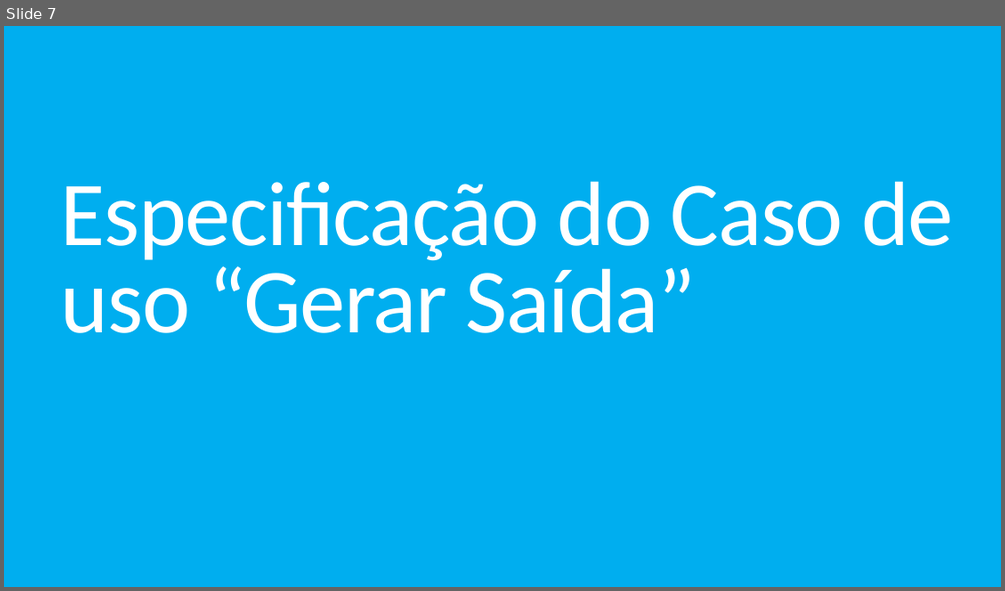
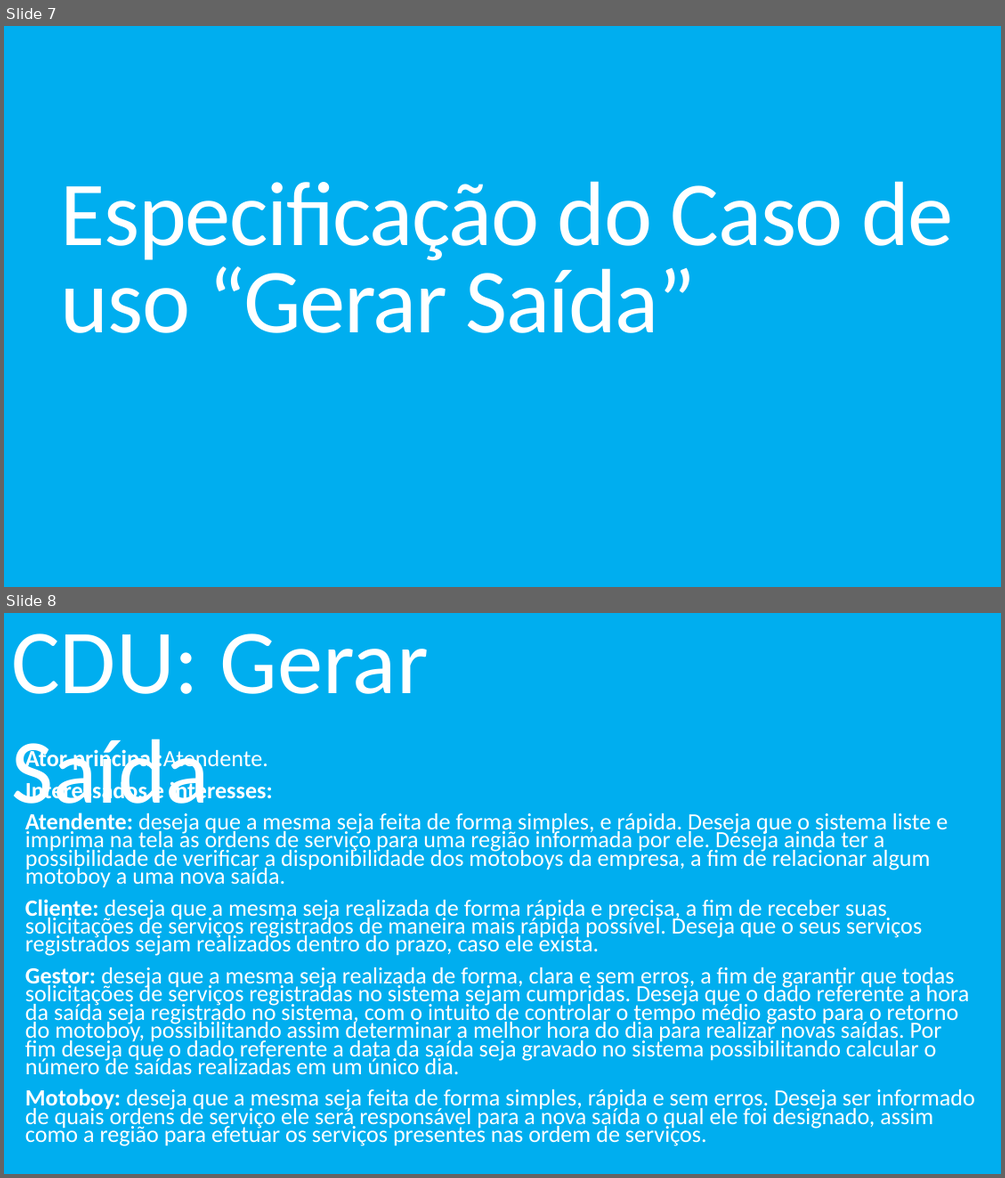
Before and after one commit to DouglasCPioC/engenharia-de-software-loja-de-motoboy, a slide deck: Slide/Projeto de uma empresa de motoboy.pptx. Shown one above the other, each under a label of ours: slide 7 before the commit, slides 7 and 8 after it. The pictures are 1005x591 and 1005x1178 pixels, drawn with LibreOffice and Linux fonts; fonts in the diff are those of the drawing. Boxes give left, top, right and bottom in pixels: in the first picture for what was removed or moved away, otherwise in the second. Text is boxed around its words. In the diff, an @@ line names an element or a change of style, - is before the commit and + after.

```diff
--- a/Slide/Projeto de uma empresa de motoboy.pptx
+++ b/Slide/Projeto de uma empresa de motoboy.pptx
@@ slide 8 added at [4,613,1001,1174], background #00AEEF @@
@@ text added at [11,633,428,824], 88 pt, text #FFFFFF @@
+CDU: Gerar Saída
@@ subtitle added at [25,747,975,1146], 22.4 pt, text #FFFFFF @@
+Ator principal:Atendente.
+Interessados e interesses:
+Atendente: deseja que a mesma seja feita de forma simples, e rápida. Deseja que o sistema liste e imprima na tela as ordens de serviço para uma região informada por ele. Deseja ainda ter a possibilidade de verificar a disponibilidade dos motoboys da empresa, a fim de relacionar algum motoboy a uma nova saída.
+Cliente: deseja que a mesma seja realizada de forma rápida e precisa, a fim de receber suas solicitações de serviços registrados de maneira mais rápida possível. Deseja que o seus serviços registrados sejam realizados dentro do prazo, caso ele exista.
+Gestor: deseja que a mesma seja realizada de forma, clara e sem erros, a fim de garantir que todas solicitações de serviços registradas no sistema sejam cumpridas. Deseja que o dado referente a hora da saída seja registrado no sistema, com o intuito de controlar o tempo médio gasto para o retorno do motoboy, possibilitando assim determinar a melhor hora do dia para realizar novas saídas. Por fim deseja que o dado referente a data da saída seja gravado no sistema possibilitando calcular o número de saídas realizadas em um único dia.
+Motoboy: deseja que a mesma seja feita de forma simples, rápida e sem erros. Deseja ser informado de quais ordens de serviço ele será responsável para a nova saída o qual ele foi designado, assim como a região para efetuar os serviços presentes nas ordem de serviços.
```
Also in this commit, not shown: 1 slide changed, 9 other slides added, 1 slide removed.
